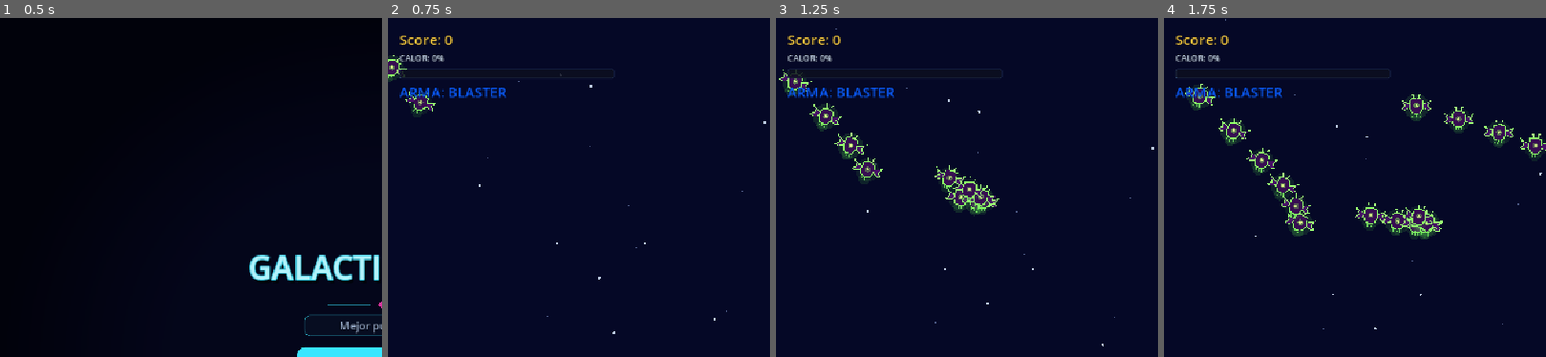
Above: before the commit, frames 1-4 (left to right).
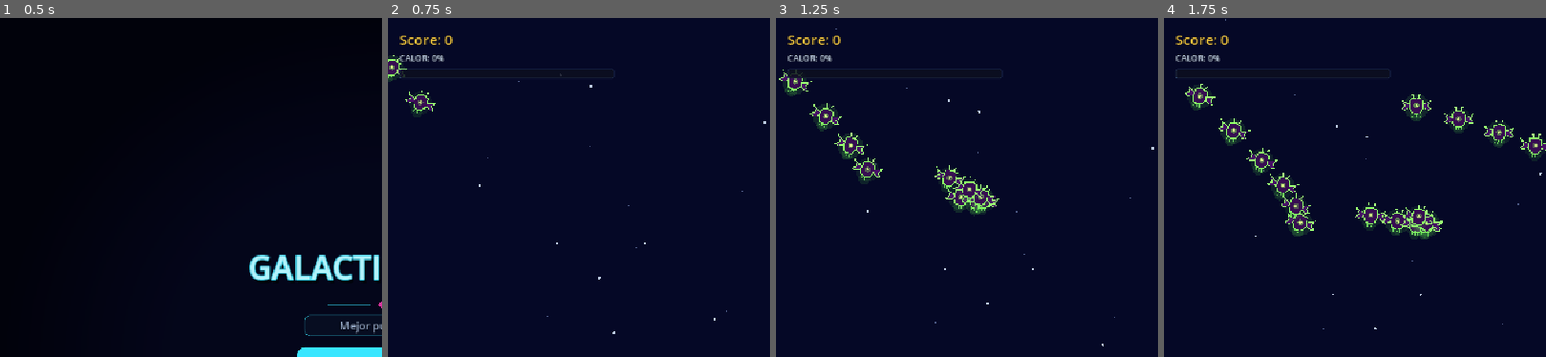
Above: after the commit, the same moments.

Repository: Frank-0511/galactic-surge
Game: Godot game, scene res://scenes/main/main.tscn
Two runs of this game, one before a commit and one after it. Both use one fixed random seed, a clock stepped at 60 frames per second and the inputs below.
Inputs (mouse positions are % of the whole screen's width and height, from its top left):
- Up to frame 1 (0.5 s): no input
- Up to frame 2 (0.75 s): click "Jugar" at 0.5 s
- Up to frame 3 (1.25 s): no input
- Up to frame 4 (1.75 s): tap Enter at 1.25 s; move the mouse to (72, 45) at 1.27 s; hold Right (move_right) from 1.28 s (still down); tap Space (shoot) at 1.35 s; click (72, 45) at 1.42 s
The pictures show only the part of the screen within x 0-50%, y 0-50%; the shares and areas given below are measured in that part.

Frame 1 is identical in both runs. In frame 2, 0.5% of the frame differs, in the area x 3-31%, y 20-24%; in frame 3, 0.5%; in frame 4, 0.5%.

Commit message:
fix(etapa-20): paneles de J2 fuera de coop; se oculta la línea ARMA; score de J2 se reinicia por sesión

Diff:
--- a/scenes/main/main.gd
+++ b/scenes/main/main.gd
@@ -368,7 +368,9 @@
 	_player.coop_active = active and _player_two != null
 	if _player_two == null:
 		return
+	_hud.set_p2_visible(active)
 	if active:
+		score_p2 = 0
 		_player_two_lives = STARTING_LIVES
 		_hud.set_lives_p2(_player_two_lives)
 		_hud.set_score_p2(score_p2)
--- a/scenes/ui/hud.gd
+++ b/scenes/ui/hud.gd
@@ -143,6 +143,8 @@
 		var idx: int = clampi(weapon_index, 0, 2)
 		_active_weapon_label.text = "ARMA: %s" % weapon_names[idx]
 		_active_weapon_label.modulate = weapon_colors[idx]
+		# The weapon icon in the bottom corner already shows the weapon (Etapa 20).
+		_active_weapon_label.visible = false
 
 
 ## Maintained for backwards compatibility; weapon power is displayed diegetically through projectiles.
@@ -352,6 +354,14 @@
 	panel.mouse_filter = Control.MOUSE_FILTER_IGNORE
 	add_child(panel)
 	_lives_label.reparent(panel)
+
+
+## Shows or hides both J2 panels; outside coop local they must not appear (Etapa 20).
+func set_p2_visible(on: bool) -> void:
+	if _p2_panel != null:
+		_p2_panel.visible = on
+	if _p2_bottom_panel != null:
+		_p2_bottom_panel.visible = on
 
 
 ## Bottom-right panel for J2 lives and weapon level (spec S7, Etapa 20).
--- a/tests/etapa_20_contract_test.gd
+++ b/tests/etapa_20_contract_test.gd
@@ -45,6 +45,8 @@
 	_check_hud_icons_and_wave_out()
 	_check_eliminated_ship_stays_hidden()
 	_check_weapon_icon_by_type()
+	_check_active_weapon_text_hidden()
+	_check_p2_panels_follow_session()
 
 	if _failures == 0:
 		print("ETAPA 20 CONTRACT TESTS: ALL PASSED")
@@ -620,6 +622,37 @@
 
 
 # ---------------------------------------------------------------------------
+# 31. HUD: la linea "ARMA: ..." no se muestra; el icono del arma la reemplaza
+# ---------------------------------------------------------------------------
+func _check_active_weapon_text_hidden() -> void:
+	var hud: Node = (load("res://scenes/ui/hud.tscn") as PackedScene).instantiate()
+	get_root().add_child(hud)
+	hud.call("set_active_weapon", 2)
+	var label: Label = hud.get("_active_weapon_label") as Label
+	_expect(label != null and not label.visible, "Contrato 31a: la linea \"ARMA: ...\" queda oculta (el icono la reemplaza)")
+	hud.queue_free()
+
+
+# ---------------------------------------------------------------------------
+# 32. HUD: los paneles de J2 se ocultan fuera de la sesion coop (bug: quedaban visibles en singleplayer)
+# ---------------------------------------------------------------------------
+func _check_p2_panels_follow_session() -> void:
+	var hud: Node = (load("res://scenes/ui/hud.tscn") as PackedScene).instantiate()
+	get_root().add_child(hud)
+	hud.call("set_score_p2", 500)
+	hud.call("set_lives_p2", 2)
+	var panel: Control = hud.get_node_or_null("P2Panel") as Control
+	var bottom: Control = hud.get_node_or_null("P2BottomPanel") as Control
+	_expect(hud.has_method("set_p2_visible"), "Contrato 32a: HUD expone set_p2_visible()")
+	if hud.has_method("set_p2_visible") and panel != null and bottom != null:
+		hud.call("set_p2_visible", false)
+		_expect(not panel.visible and not bottom.visible, "Contrato 32b: fuera de coop los paneles de J2 no se ven")
+		hud.call("set_p2_visible", true)
+		_expect(panel.visible and bottom.visible, "Contrato 32c: en coop los paneles de J2 se ven")
+	hud.queue_free()
+
+
+# ---------------------------------------------------------------------------
 # 2. J2 uses its own action names
 # ---------------------------------------------------------------------------
 func _check_player_two_uses_own_actions() -> void:
